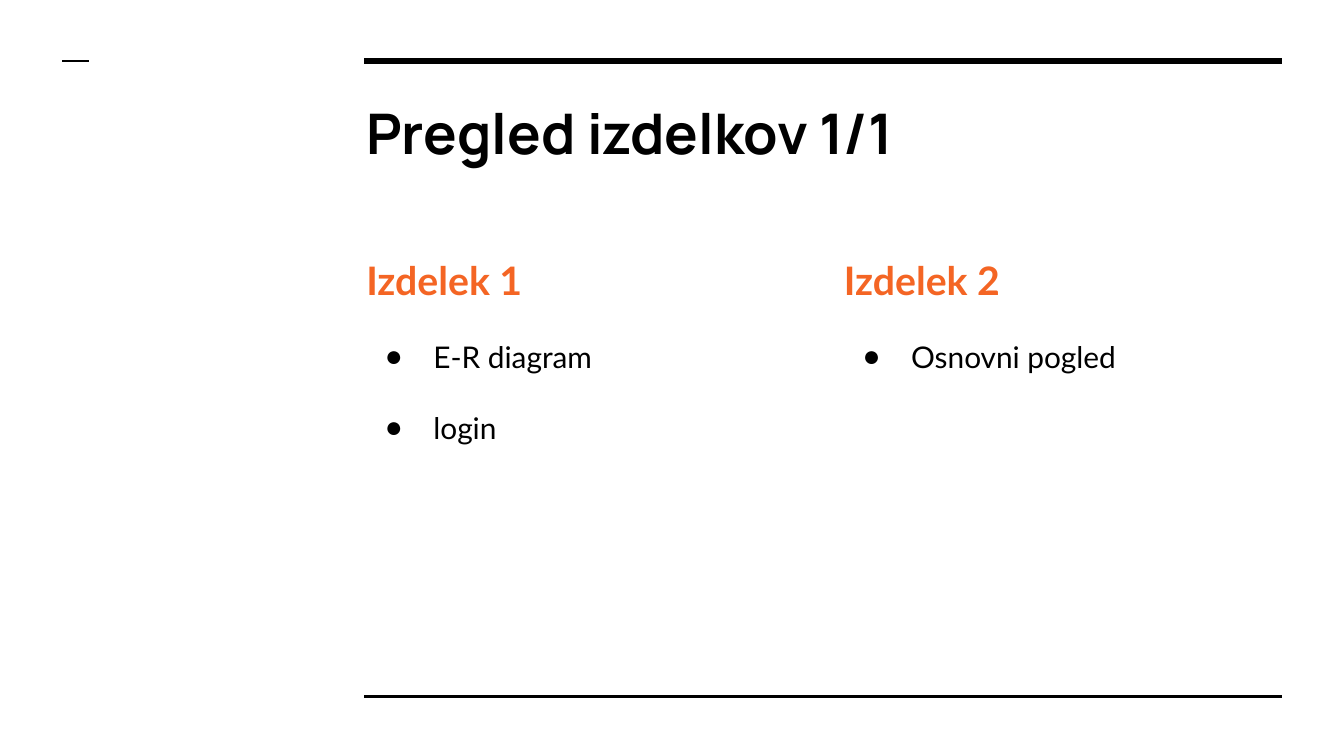
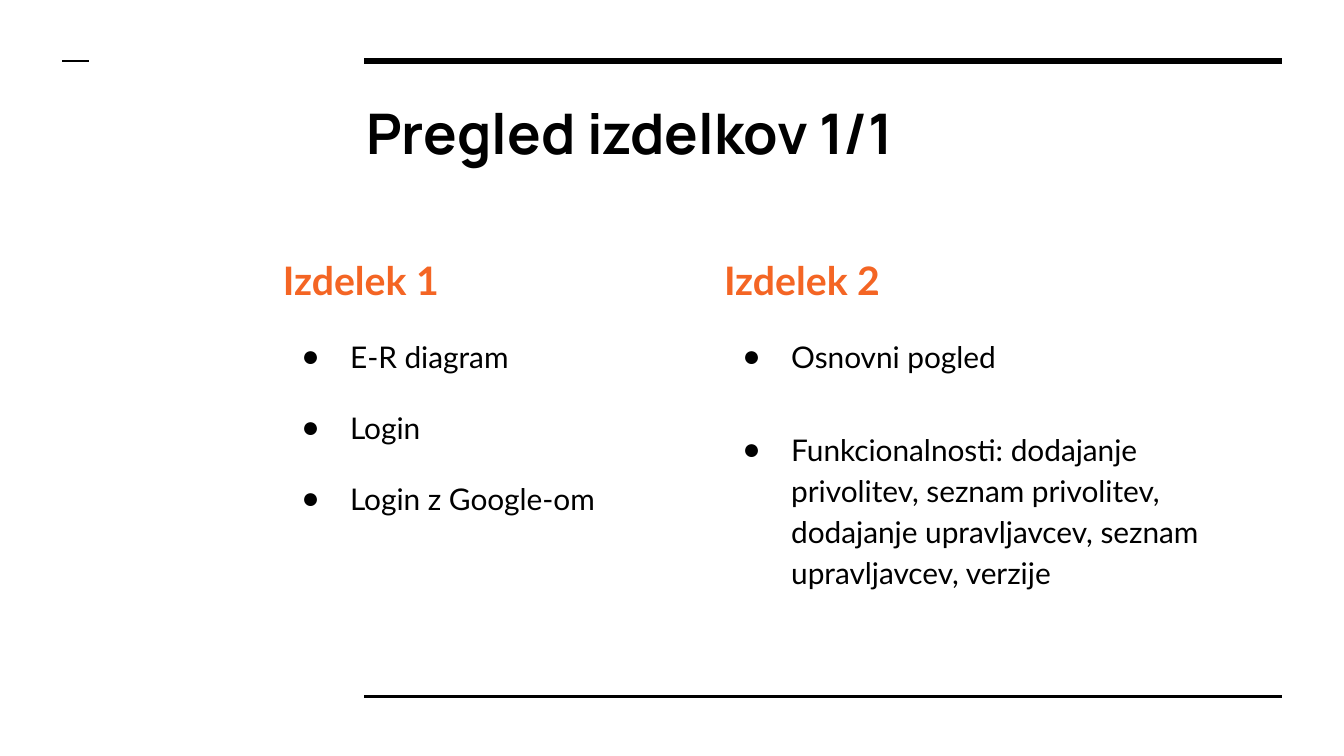
Before and after one commit to MatijaDolzan/Praktikum7, a slide deck: slide 3 of Predstavitve/Praktikum II - Skupina 7 - Teden 2.pptx. Drawn at 1344x756 pixels with LibreOffice and Linux fonts; fonts in the diff are those of the drawing. Boxes give left, top, right and bottom in pixels: in the first picture for what was removed or moved away, otherwise in the second. Text is boxed around its words. In the diff, an @@ line names an element or a change of style, - is before the commit and + after.

```diff
--- a/Predstavitve/Praktikum II - Skupina 7 - Teden 2.pptx
+++ b/Predstavitve/Praktikum II - Skupina 7 - Teden 2.pptx
@@ text "Izdelek 1" moved from (x1=366, y1=266, x2=592, y2=445) to (x1=283, y1=266, x2=595, y2=516) @@
@@ text "Izdelek 2" moved from (x1=844, y1=266, x2=1115, y2=374) to (x1=724, y1=266, x2=1199, y2=590) @@
@@ text at (x1=350, y1=417, x2=595, y2=516): text changed @@
-● login
+● Login
+● Login z Google-om
@@ text at (x1=791, y1=439, x2=1199, y2=590): paragraph added @@
+● Funkcionalnosti: dodajanje privolitev, seznam privolitev, dodajanje upravljavcev, seznam upravljavcev, verzije
```
Also in this commit, not shown: 4 other slides changed.
